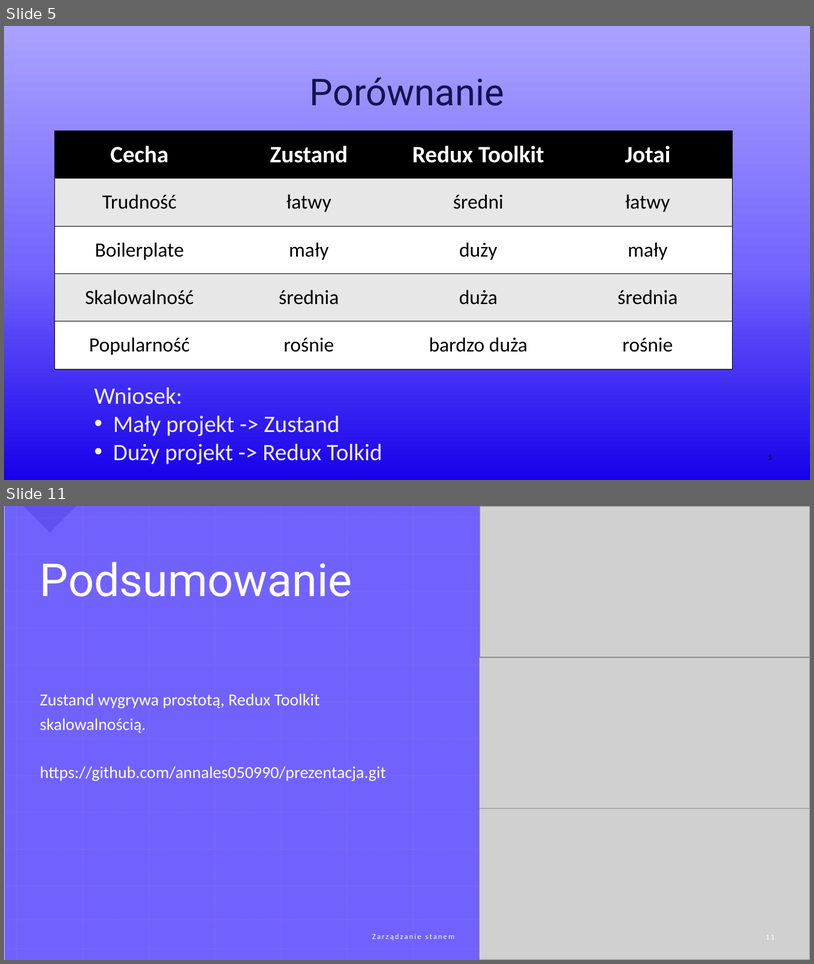
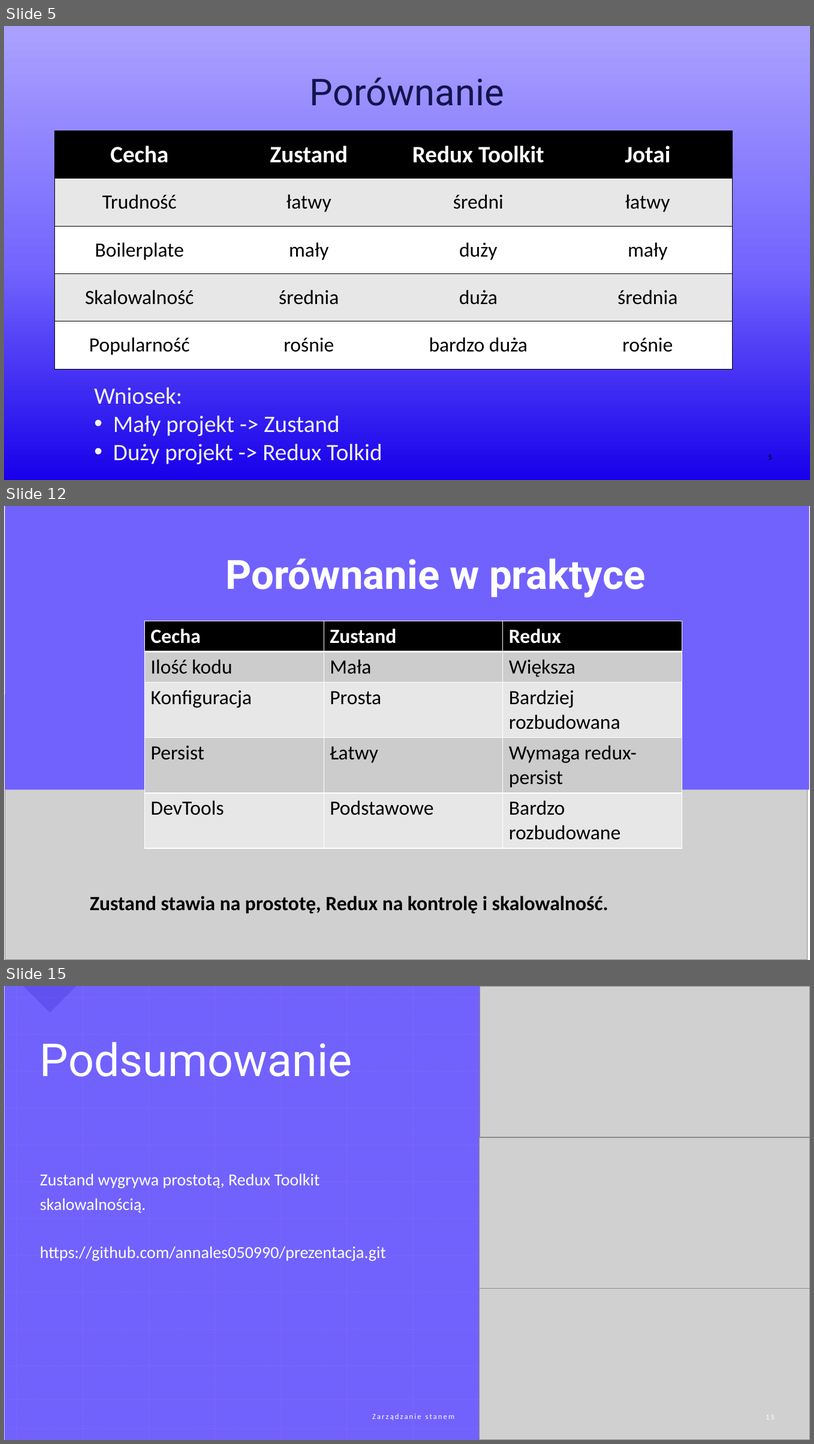
Before and after one commit to annales050990/prezentacja, a slide deck: Zarządzanie stanem Anna Leś.pptx. Shown one above the other, each under a label of ours: slides 5 and 11 before the commit, slides 5, 12 and 15 after it; the slides between them are not shown. The pictures are 814x964 and 814x1444 pixels, drawn with LibreOffice and Linux fonts; fonts in the diff are those of the drawing; grey boxes stand for pictures. Boxes give left, top, right and bottom in pixels: in the first picture for what was removed or moved away, otherwise in the second. Text is boxed around its words. In the diff, an @@ line names an element or a change of style, - is before the commit and + after.

```diff
--- a/Zarządzanie stanem Anna Leś.pptx
+++ b/Zarządzanie stanem Anna Leś.pptx
@@ slide 12 added at box(4, 506, 810, 960), background #FFFFFF @@
@@ title added at box(5, 506, 810, 790), fill #7162FE, 48 pt, text #FFFFFF, bold @@
+Porównanie w praktyce
@@ table added at box(145, 621, 682, 845), 5 rows, 3 columns @@
+Cecha | Zustand | Redux
+Ilość kodu | Mała | Większa
+Konfiguracja | Prosta | Bardziej rozbudowana
+Persist | Łatwy | Wymaga redux-persist
+DevTools | Podstawowe | Bardzo rozbudowane
@@ picture added at box(5, 695, 808, 960) @@
@@ text added at box(90, 895, 609, 913), 24 pt, text #000000, bold @@
+Zustand stawia na prostotę, Redux na kontrolę i skalowalność.
@@ what was slide 11 is now slide 15 @@
```
Also in this commit, not shown: 4 slides changed, 5 other slides added, 2 slides removed, 1 other file.
